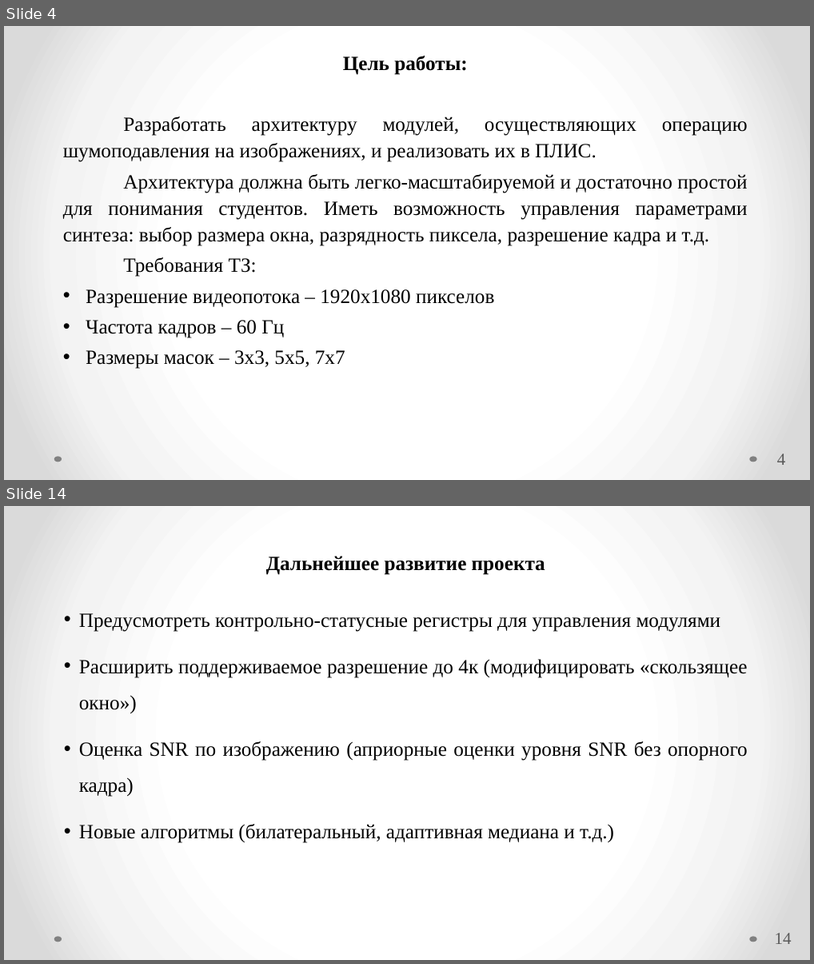
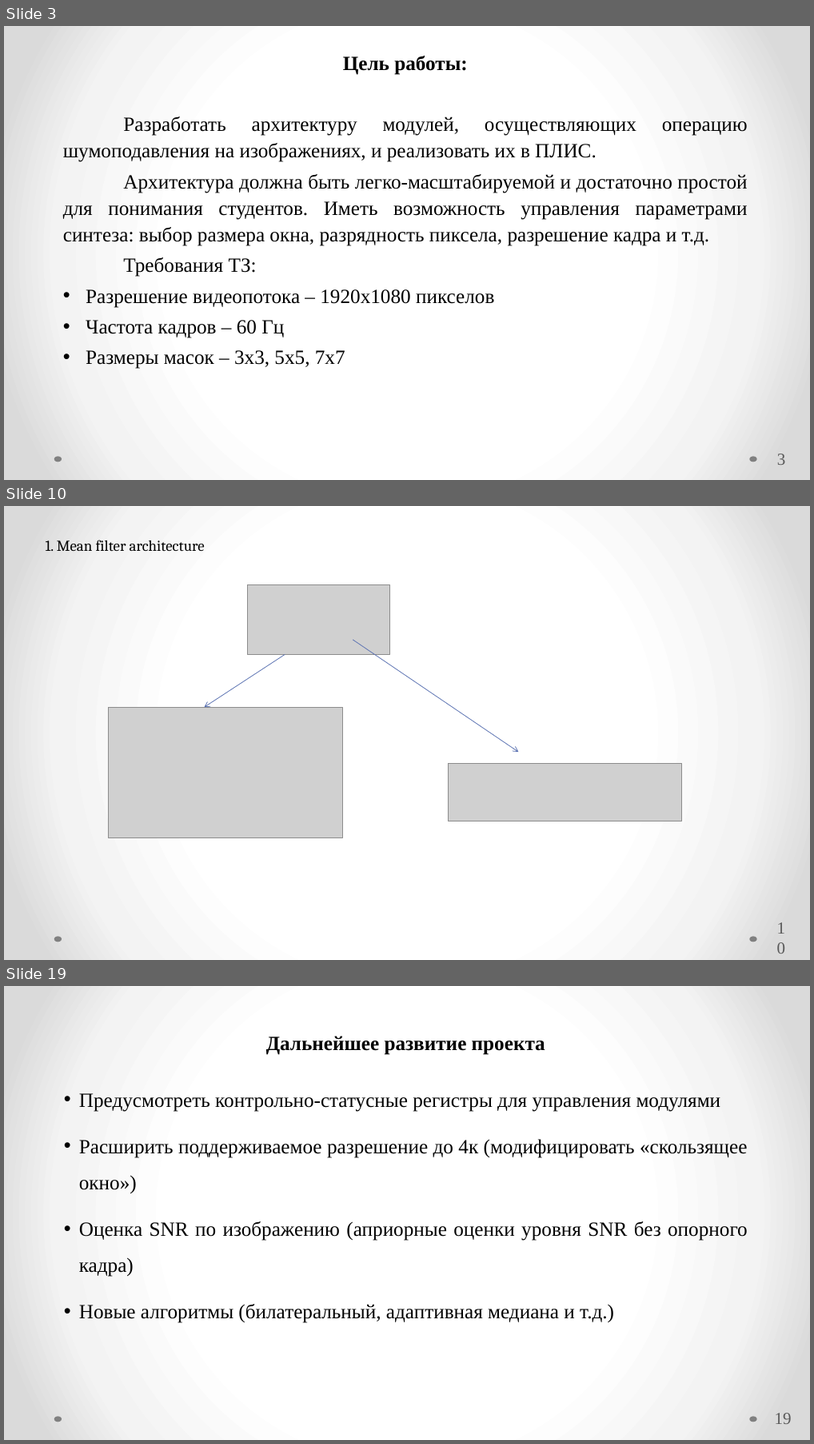
Before and after one commit to Radiophantom/master_yoda, a slide deck: VKR.pptx. Shown one above the other, each under a label of ours: slides 4 and 14 before the commit, slides 3, 10 and 19 after it; the slides between them are not shown. The pictures are 814x964 and 814x1444 pixels, drawn with LibreOffice and Linux fonts; fonts in the diff are those of the drawing; grey boxes stand for pictures. Boxes give left, top, right and bottom in pixels: in the first picture for what was removed or moved away, otherwise in the second. Text is boxed around its words. In the diff, an @@ line names an element or a change of style, - is before the commit and + after.

```diff
--- a/VKR.pptx
+++ b/VKR.pptx
@@ slide 10 added at (x1=4, y1=506, x2=810, y2=960), background gradient #FFFFFF to #F4F4F4 to #DADADA; not listed: 2 template elements that a slide beside it also shows @@
@@ text added at (x1=46, y1=540, x2=205, y2=551), 18 pt, text #000000 @@
+1. Mean filter architecture
@@ picture added at (x1=248, y1=584, x2=390, y2=655) @@
@@ arrow added from (353, 640) to (519, 752), #5C72B2 0.75 pt @@
@@ arrow added from (286, 654) to (204, 707), #5C72B2 0.75 pt @@
@@ picture added at (x1=108, y1=707, x2=342, y2=837) @@
@@ picture added at (x1=449, y1=764, x2=682, y2=821) @@
@@ page number added at (x1=776, y1=924, x2=790, y2=949), 20 pt, text #595959 @@
+10
@@ what was slide 4 is now slide 3 @@
@@ page number at (x1=778, y1=453, x2=786, y2=464): text changed @@
-4
+3
@@ what was slide 14 is now slide 19 @@
@@ page number at (x1=775, y1=1412, x2=792, y2=1424): text changed @@
-14
+19
```
Also in this commit, not shown: 6 slides changed, 9 other slides added, 5 slides removed, 3 other files.
